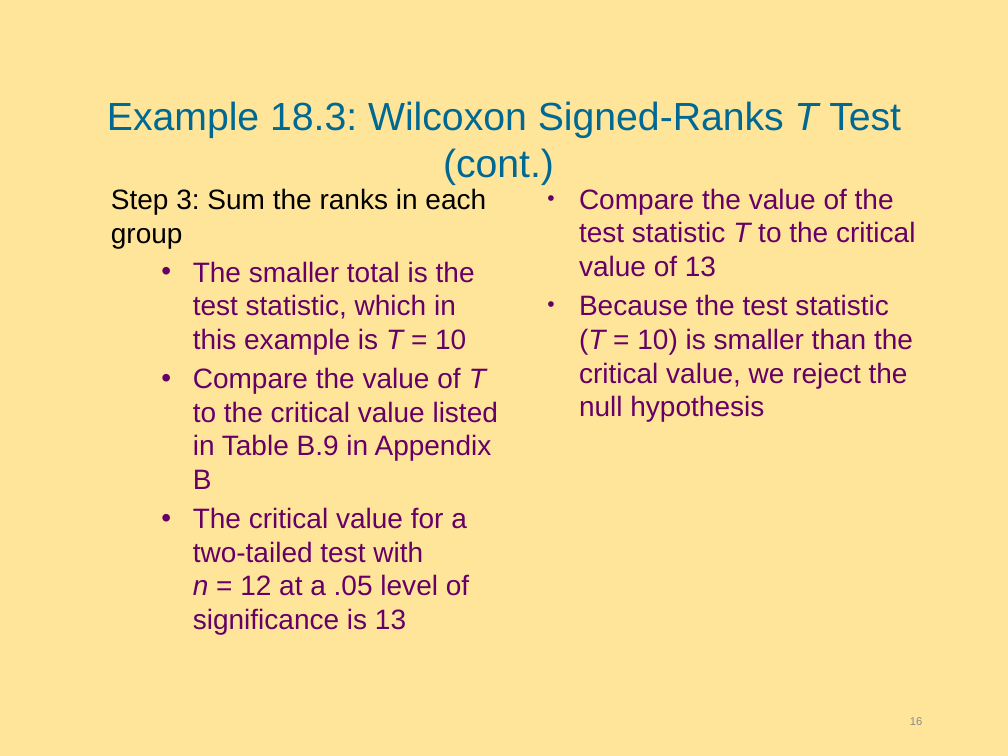
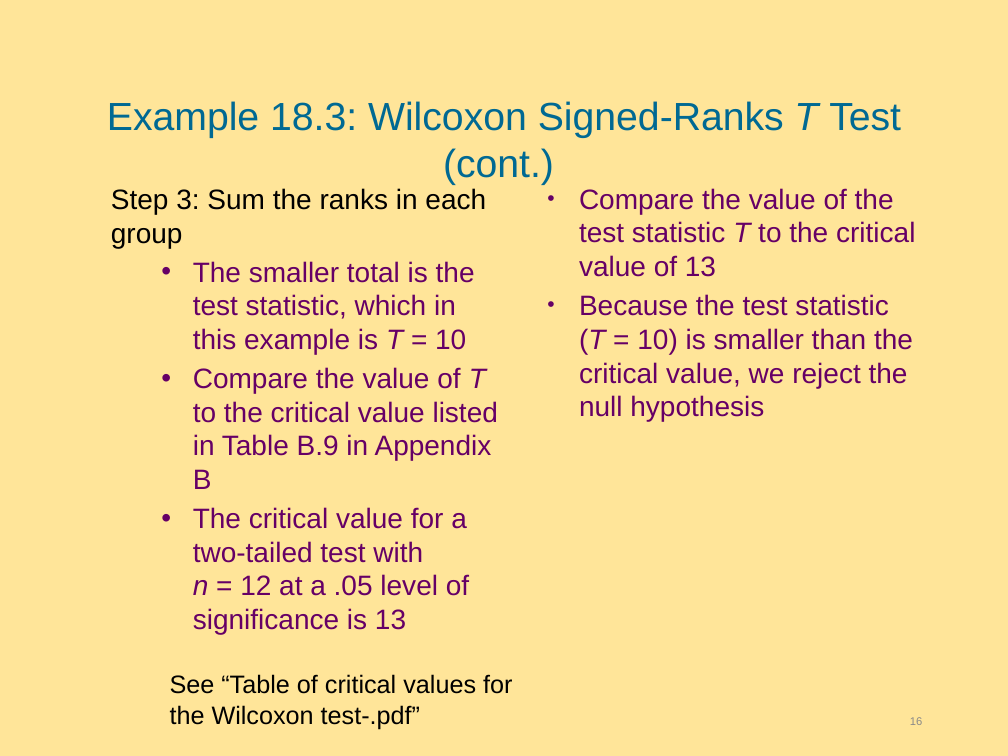
Before and after one commit to hejibo/Psychological-Statistics, a slide deck: slide 16 of Lecture 18 - Slides-Nonparametric Tests Tests for Ordinal Data/Lecture 18 - Slides-Nonparametric Tests Tests for Ordinal Data.pptx. Drawn at 1008x756 pixels with LibreOffice and Linux fonts; fonts in the diff are those of the drawing; background and template pictures are left out. Boxes give left, top, right and bottom in pixels: in the first picture for what was removed or moved away, otherwise in the second. Text is boxed around its words. In the diff, an @@ line names an element or a change of style, - is before the commit and + after.

```diff
--- a/Lecture 18 - Slides-Nonparametric Tests Tests for Ordinal Data/Lecture 18 - Slides-Nonparametric Tests Tests for Ordinal Data.pptx
+++ b/Lecture 18 - Slides-Nonparametric Tests Tests for Ordinal Data/Lecture 18 - Slides-Nonparametric Tests Tests for Ordinal Data.pptx
@@ text added at (170, 674, 512, 729), 18 pt, text #000000 @@
+See “Table of critical values for the Wilcoxon test-.pdf”
```
Also in this commit, not shown: 5 other slides changed, 1 slide added, 30 other files.
